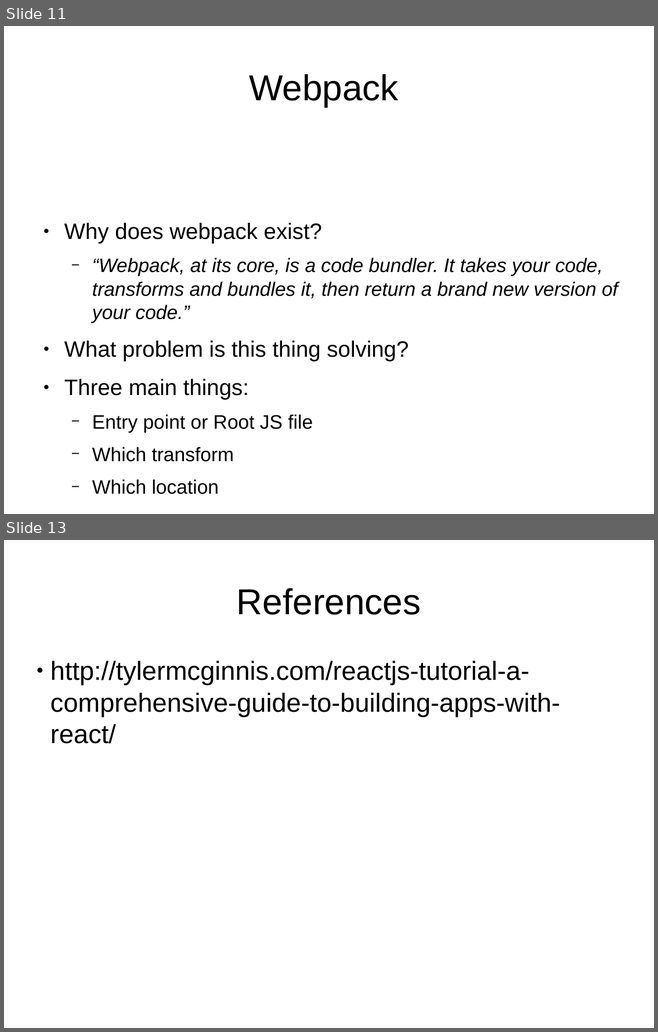
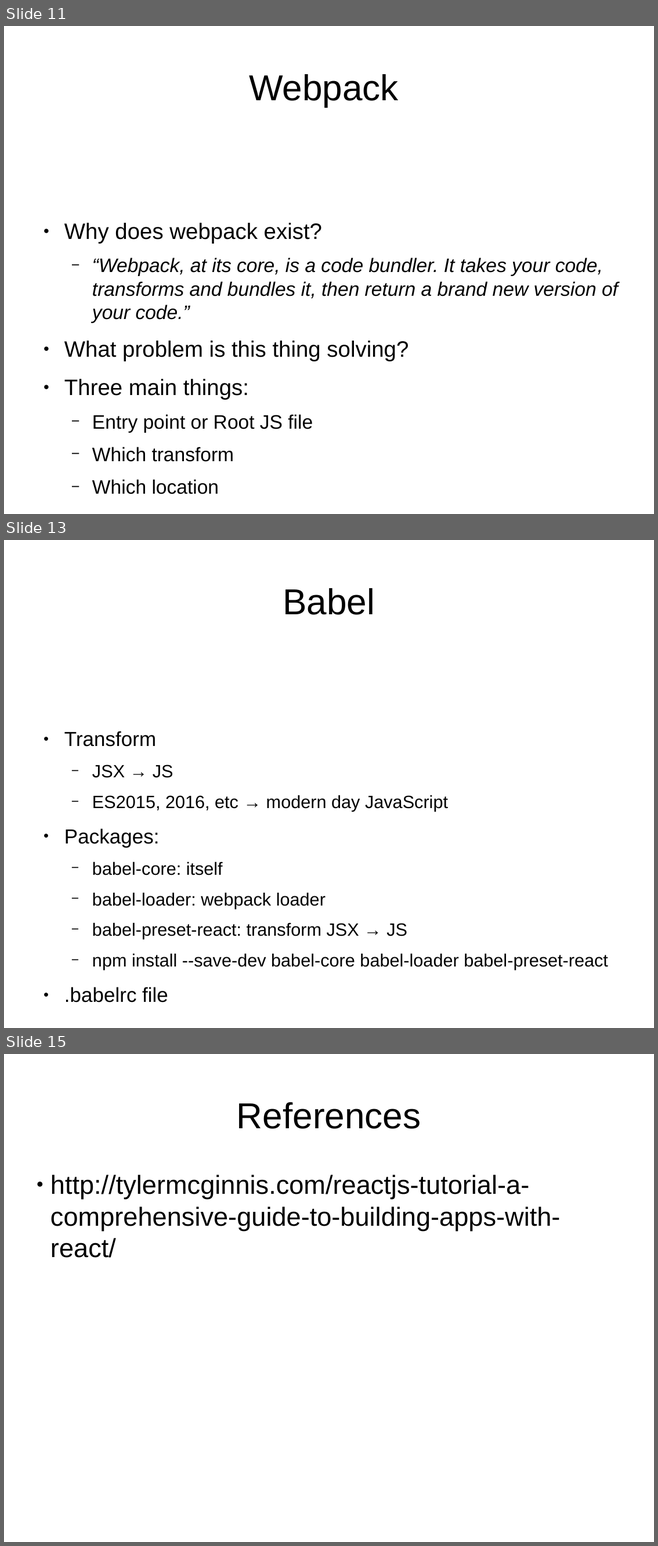
Before and after one commit to thanhvk/React, a slide deck: ReactJs.odp. Shown one above the other, each under a label of ours: slides 11 and 13 before the commit, slides 11, 13 and 15 after it; the slides between them are not shown. The pictures are 658x1032 and 658x1546 pixels, drawn with LibreOffice and Linux fonts; fonts in the diff are those of the drawing. Boxes give left, top, right and bottom in pixels: in the first picture for what was removed or moved away, otherwise in the second. Text is boxed around its words. In the diff, an @@ line names an element or a change of style, - is before the commit and + after.

Commit message:
Use Webpack

```diff
--- a/ReactJs.odp
+++ b/ReactJs.odp
@@ slide 13 added at [4, 540, 654, 1028], background #FFFFFF @@
@@ title added at [282, 588, 375, 615], 44 pt, text #000000 @@
+Babel
@@ text added at [64, 731, 608, 1002], 21.7 pt, text #000000 @@
+● Transform
+  − JSX → JS
+  − ES2015, 2016, etc → modern day JavaScript
+● Packages:
+  − babel-core: itself
+  − babel-loader: webpack loader
+  − babel-preset-react: transform JSX → JS
+  − npm install --save-dev babel-core babel-loader babel-preset-react
+● .babelrc file
@@ what was slide 13 is now slide 15 @@
```
Also in this commit, not shown: 1 slide changed, 1 other slide added, 11 other files.
